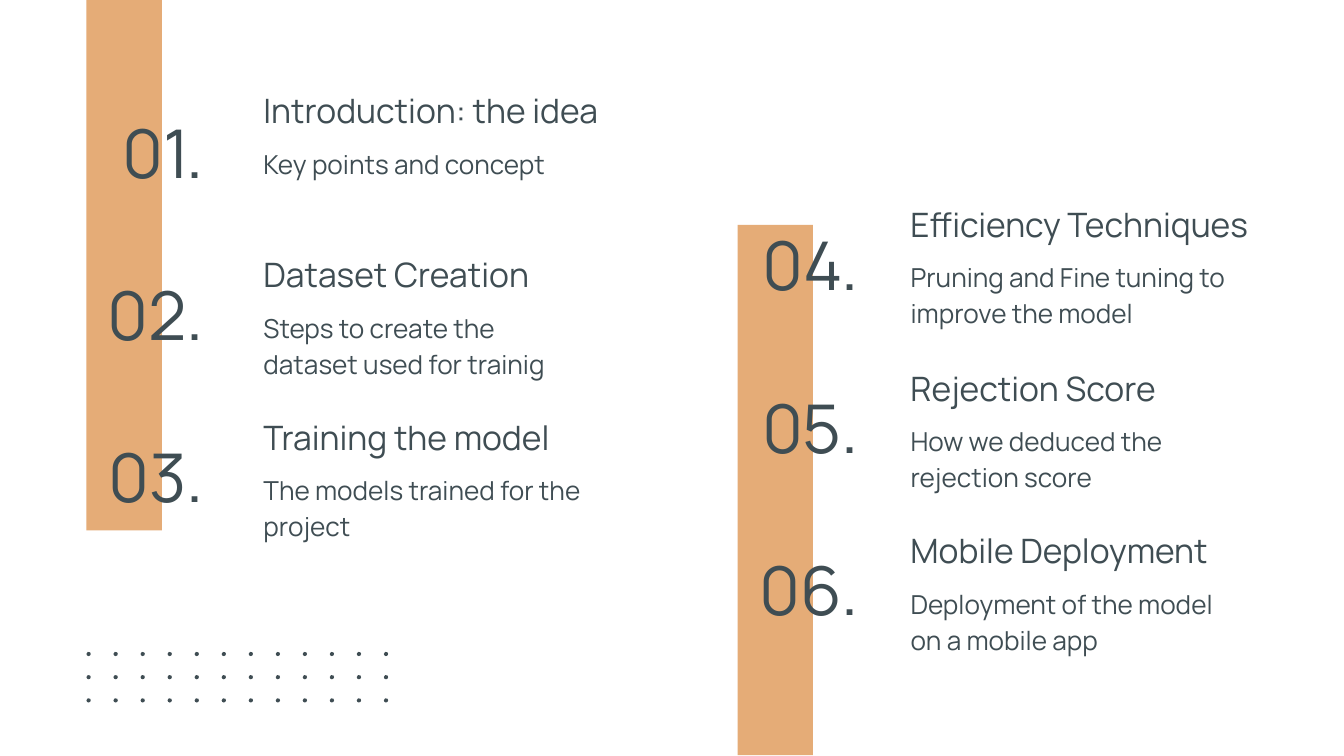
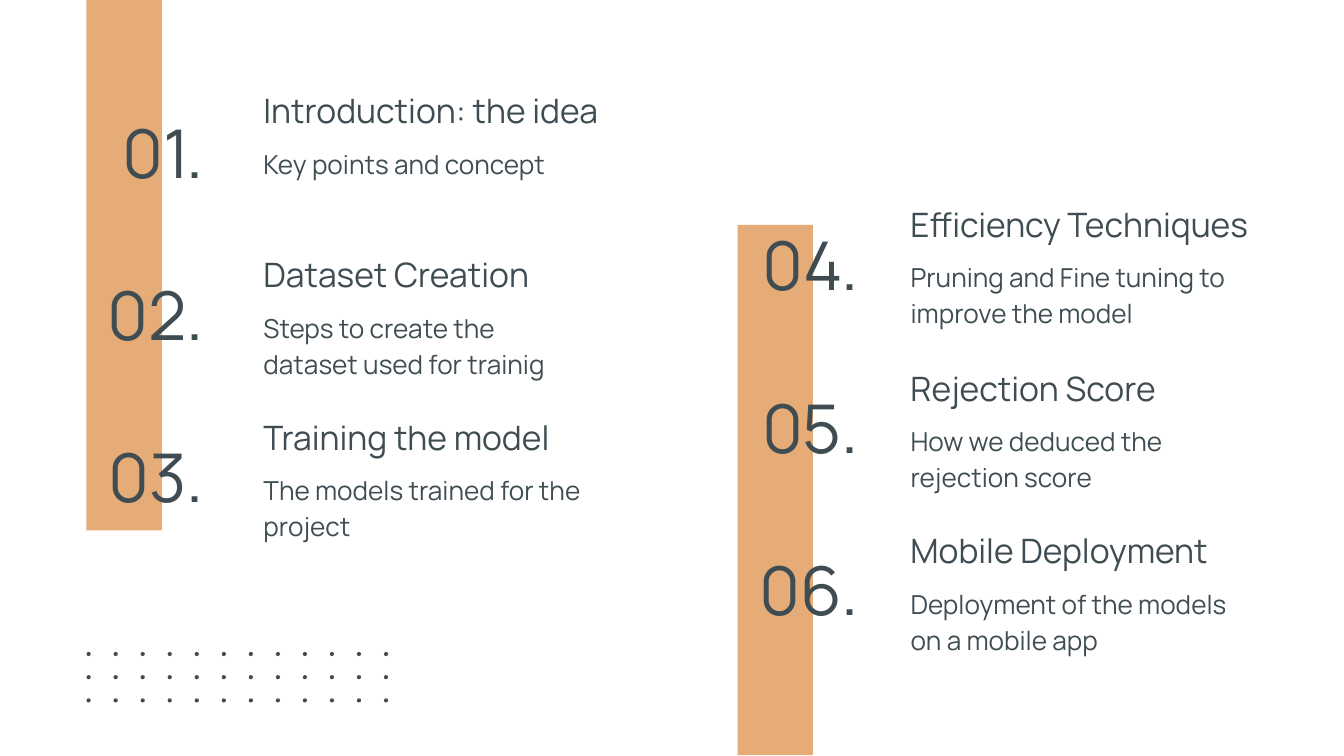
Before and after one commit to Mattia-Aquilina/Computer-Vision-Project, a slide deck: slide 2 of presentation.pptx. Drawn at 1344x756 pixels with LibreOffice and Linux fonts; fonts in the diff are those of the drawing. Boxes give left, top, right and bottom in pixels: in the first picture for what was removed or moved away, otherwise in the second. Text is boxed around its words. In the diff, an @@ line names an element or a change of style, - is before the commit and + after.

```diff
--- a/presentation.pptx
+++ b/presentation.pptx
@@ subtitle at [911, 595, 1226, 657]: text changed @@
-Deployment of the model on a mobile app
+Deployment of the models on a mobile app
```
Also in this commit, not shown: 3 other files.
